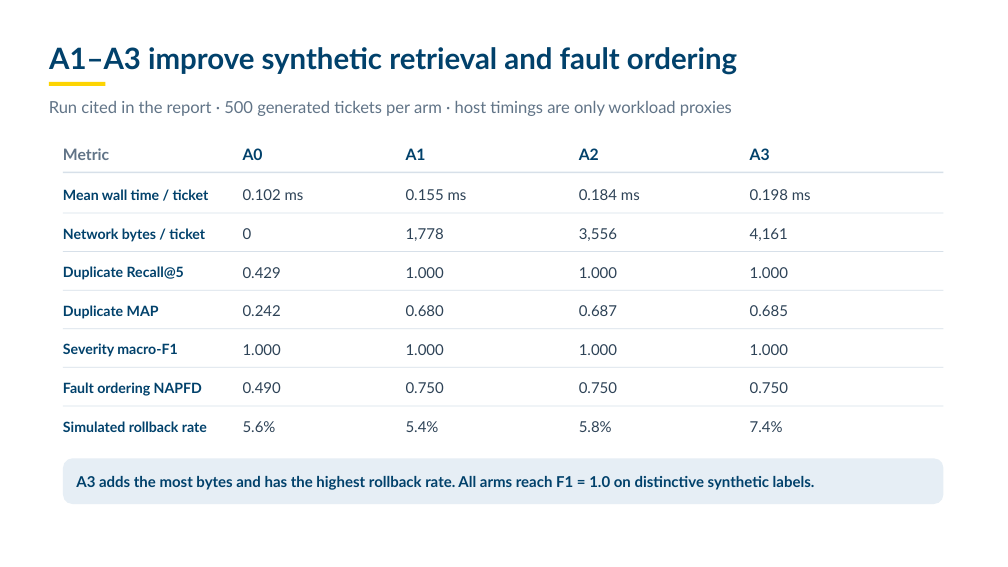
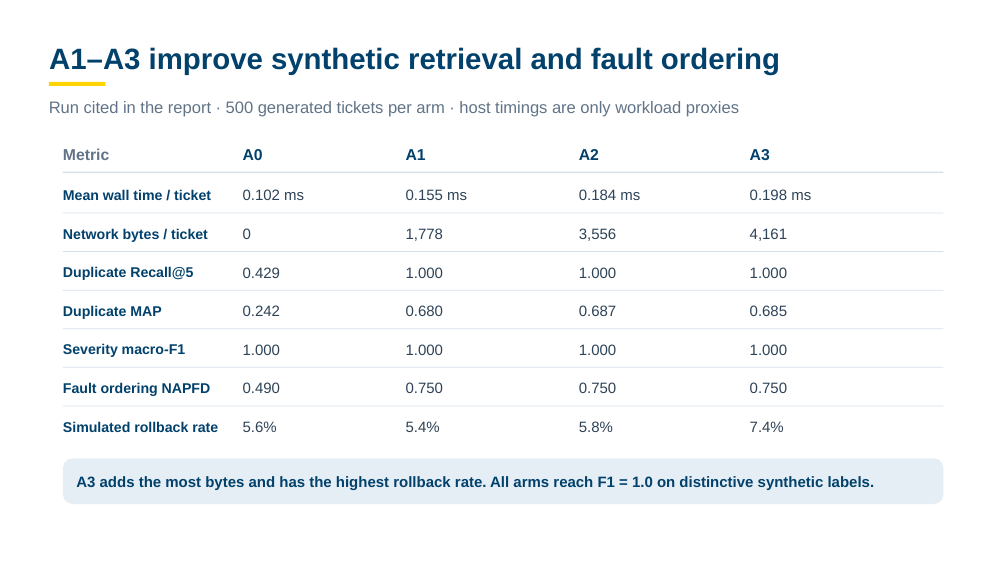
Before and after one commit to zidanarsyad/t2d-mas, a slide deck: slide 15 of deliverables/T2D-MAS-Program-Explainer-v3-UGM.pptx (slide 11 before the commit). Drawn at 1008x567 pixels with LibreOffice and Linux fonts; fonts in the diff are those of the drawing; background and template pictures are left out. Boxes give left, top, right and bottom in pixels: in the first picture for what was removed or moved away, otherwise in the second. Text is boxed around its words. In the diff, an @@ line names an element or a change of style, - is before the commit and + after.

```diff
--- a/deliverables/T2D-MAS-Program-Explainer-v3-UGM.pptx
+++ b/deliverables/T2D-MAS-Program-Explainer-v3-UGM.pptx
@@ font Lato to Arial in 39 elements at (49,47,780,75), (49,101,739,117), (63,148,109,160), (63,189,211,200), (243,189,304,200), (406,189,467,200), (579,189,640,200), (750,189,811,200), (63,228,208,242), (243,228,251,239), (406,228,443,241), (579,228,616,241), (750,228,787,241), (63,266,193,280), (243,267,280,278), (406,267,443,278), (579,267,616,278), (750,267,787,278), (63,305,161,319), (243,305,280,316), (406,305,443,316), (579,305,616,316), (750,305,787,316), (63,343,186,357), (243,344,280,355), (406,344,443,355), (579,344,616,355), (750,344,787,355), (63,382,211,396), (243,382,280,393), (406,382,443,393), (579,382,616,393), (750,382,787,393), (63,421,218,432), (243,421,277,432), (406,421,440,432), (579,421,613,432), (750,421,784,432), (76,476,875,490) @@
```
Also in this commit, not shown: 11 other slides changed, 8 slides added, 3 slides removed, 2 other files.
